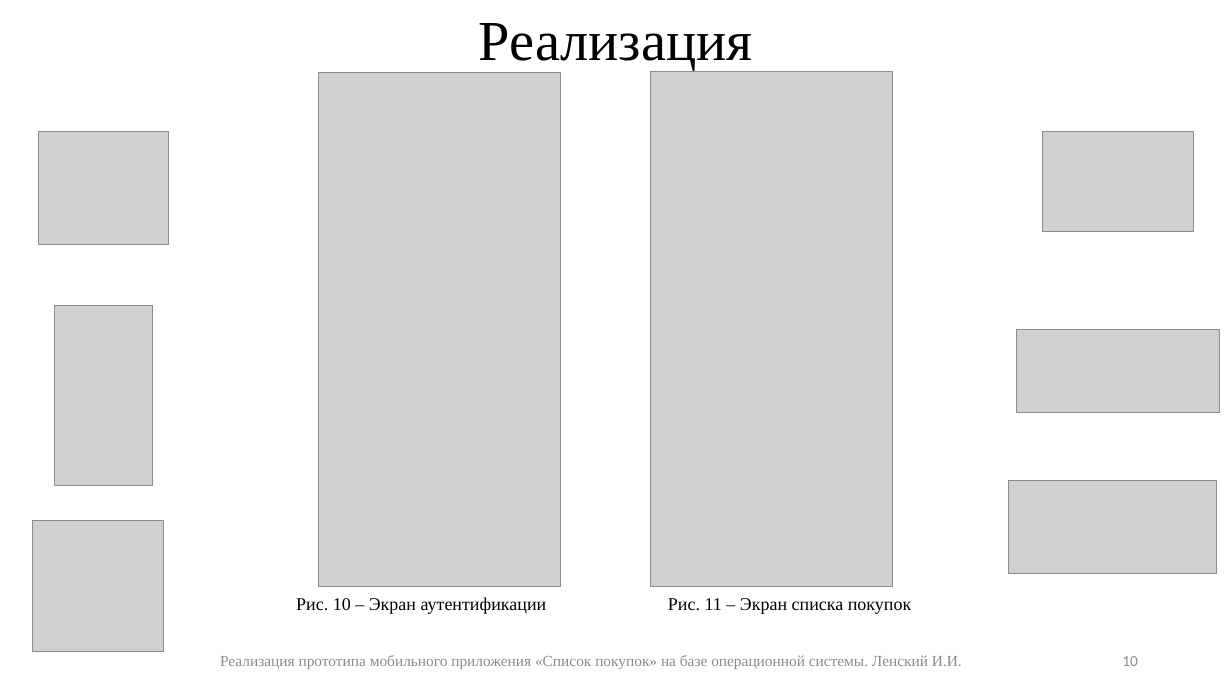
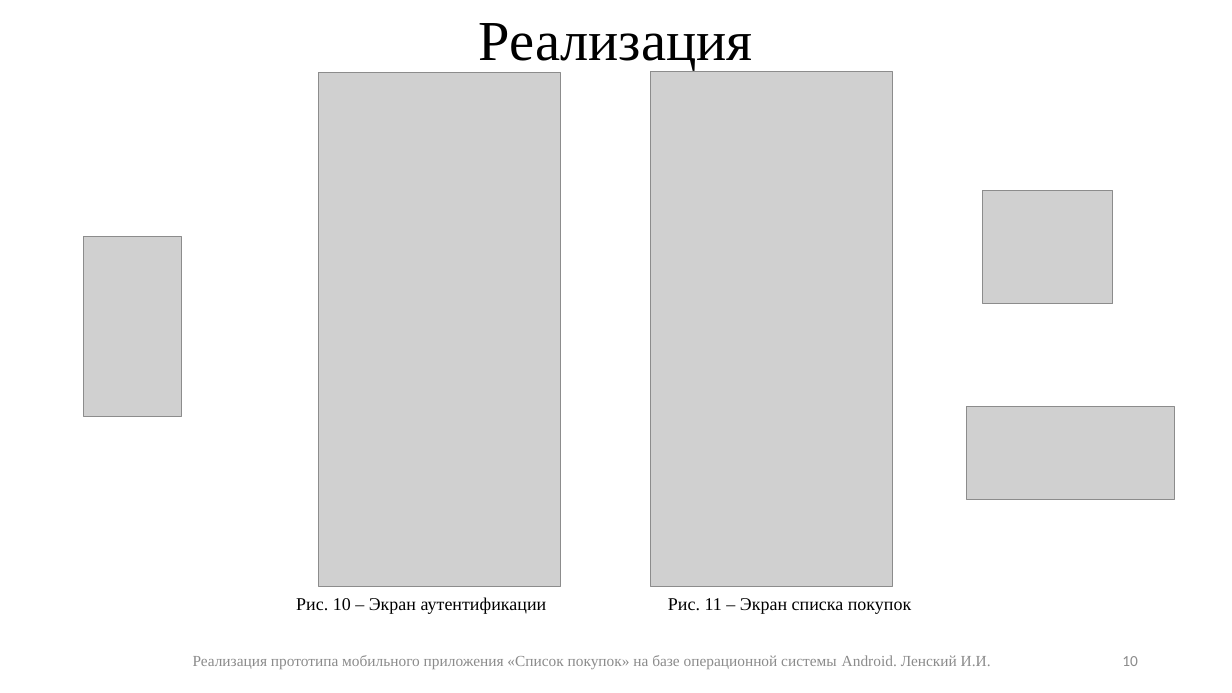
Before and after one commit to IliaLenskii/graduate-work, a slide deck: slide 10 of 3/java-2021-1-Lenskii.pptx. Drawn at 1232x693 pixels with LibreOffice and Linux fonts; fonts in the diff are those of the drawing; grey boxes stand for pictures. Boxes give left, top, right and bottom in pixels: in the first picture for what was removed or moved away, otherwise in the second. Text is boxed around its words. In the diff, an @@ line names an element or a change of style, - is before the commit and + after.

```diff
--- a/3/java-2021-1-Lenskii.pptx
+++ b/3/java-2021-1-Lenskii.pptx
@@ picture removed at [1043, 131, 1194, 231] @@
@@ picture: place and size @@
-picture at [39, 131, 169, 245]
+picture at [983, 190, 1114, 304]
@@ picture: place and size @@
-picture at [55, 306, 152, 486]
+picture at [83, 237, 181, 417]
@@ picture removed at [1017, 329, 1220, 412] @@
@@ picture: place and size @@
-picture at [1009, 481, 1217, 574]
+picture at [967, 407, 1175, 500]
@@ picture removed at [32, 520, 164, 652] @@
@@ text at [193, 655, 991, 669]: text changed @@
-Реализация прототипа мобильного приложения «Список покупок» на базе операционной системы. Ленский И.И.
+Реализация прототипа мобильного приложения «Список покупок» на базе операционной системы Android. Ленский И.И.
```
Also in this commit, not shown: 11 other slides changed, 2 other files.
